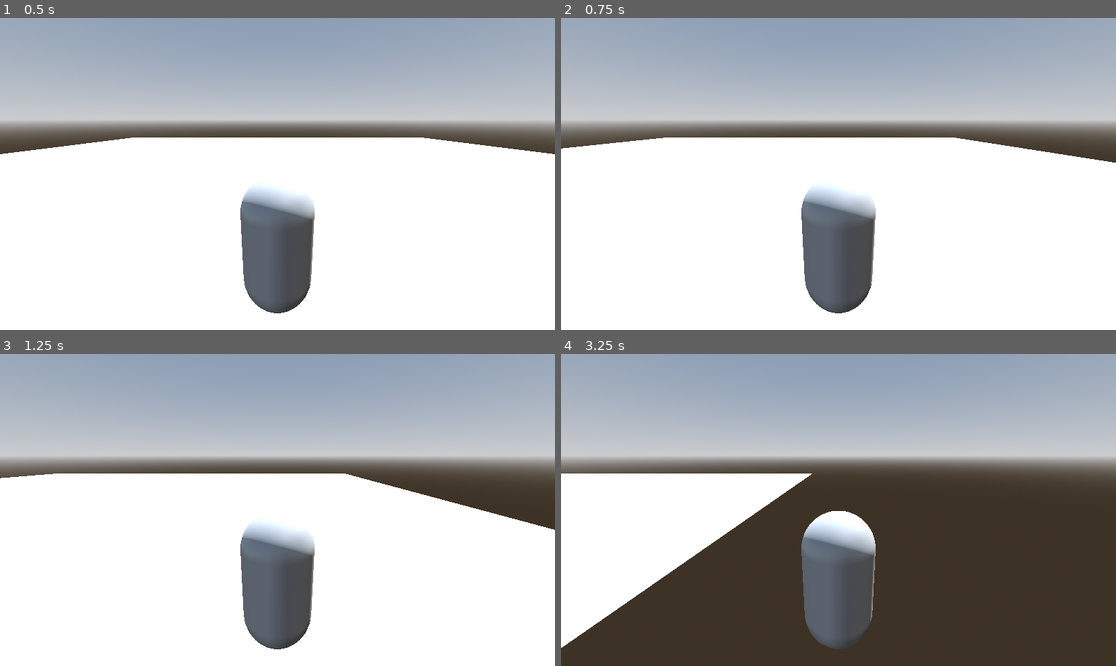
Above: before the commit, frames 1-4 (two rows, left to right).
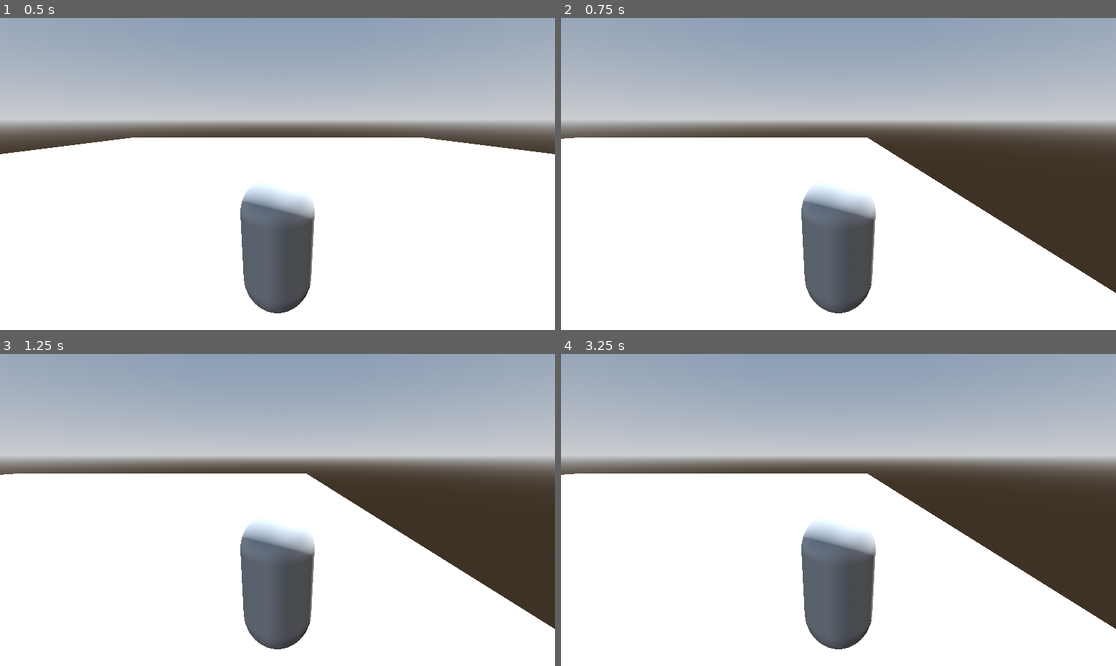
Above: after the commit, the same moments.

Repository: wewewer123/Cozy-Chaos-Fall-2025
Game: Godot game, scene res://scenes/main.tscn
The game is run twice, just before and just after one commit, with the same random seed, the same clock (stepped at 60 frames per second) and the same inputs.
Inputs (mouse positions are in pixels of both pictures, inside the frame that each line leads up to):
- Up to frame 1 (0.5 s): no input
- Up to frame 2 (0.75 s): tap Enter at 0.5 s; move the mouse to (960, 158) at 0.52 s; hold D (right) from 0.53 s (still down); tap T at 0.6 s; click (960, 158) at 0.67 s
- Up to frame 3 (1.25 s): keep holding D (right)
- Up to frame 4 (3.25 s): move the mouse to (727, 525) at 1.27 s; release D (right) at 1.28 s; hold A (left) 1.28-2.03 s; tap Y at 1.35, 2.85 s; tap Space at 2 s; move the mouse to (894, 441) at 2.02 s; hold D (right) from 2.03 s (still down); tap T at 2.1 s; move the mouse to (810, 572) at 2.77 s; click (810, 572) at 2.92 s

Frame 1 is identical in both runs. In frame 2, 10% of the frame differs, in the area x 0-100%, y 38-89%; in frame 3, 7.8%; in frame 4, 33%, in the area x 0-100%, y 38-100%.

Commit message:
player movement: working via teleportation, might revisit to make it look nice

Diff:
--- /dev/null
+++ b/scenes/main.gd
@@ -0,0 +1,6 @@
+extends Node3D
+@export var max_lanes = 3
+
+func _ready() -> void:
+	$Player.max_lanes = max_lanes
+	$Player.curr_lane = max_lanes / 2
--- a/scenes/main.tscn
+++ b/scenes/main.tscn
@@ -1,5 +1,6 @@
-[gd_scene load_steps=6 format=3 uid="uid://plxa5avl6nh5"]
+[gd_scene load_steps=7 format=3 uid="uid://plxa5avl6nh5"]
 
+[ext_resource type="Script" uid="uid://bmmhbr22iup2d" path="res://scenes/main.gd" id="1_0wfyh"]
 [ext_resource type="PackedScene" uid="uid://jkp5gvu52u1o" path="res://scenes/player.tscn" id="1_ig7tw"]
 
 [sub_resource type="ProceduralSkyMaterial" id="ProceduralSkyMaterial_ig7tw"]
@@ -17,6 +18,7 @@
 [sub_resource type="PlaneMesh" id="PlaneMesh_7dm0k"]
 
 [node name="Main" type="Node3D"]
+script = ExtResource("1_0wfyh")
 
 [node name="WorldEnvironment" type="WorldEnvironment" parent="."]
 environment = SubResource("Environment_h2yge")
--- a/scripts/player.gd
+++ b/scripts/player.gd
@@ -1,13 +1,22 @@
 extends CharacterBody3D
-@export var max_velocity = 60
-func _process(delta: float) -> void:
-	if velocity.x == 0:
-		if Input.is_action_just_pressed("left"):
-			velocity.x = -max_velocity
-		if Input.is_action_just_pressed("right"):
-			velocity.x = max_velocity
-func _physics_process(delta: float) -> void:
-	if velocity.x != 0:
-		velocity.x -= sign(velocity.x)
 
-	move_and_slide()
+var max_lanes: int
+var curr_lane: int
+@export var max_velocity = 40
+
+func _process(_delta: float) -> void:
+	if Input.is_action_just_pressed("left"):
+		consume_movement(-1)
+	if Input.is_action_just_pressed("right"):
+		consume_movement(1)
+
+func _physics_process(_delta: float) -> void:
+	# simply teleporting for now as actually moving is too slow and blocks the input
+	position += velocity
+	velocity.x = 0
+
+func consume_movement(direction: int) -> void:
+	var new_lane = curr_lane+sign(direction)
+	if velocity.x == 0 and new_lane >= 0 and new_lane < max_lanes:
+			velocity.x = sign(direction) * max_velocity
+			curr_lane = new_lane
Not shown, added: scenes/main.gd.uid
